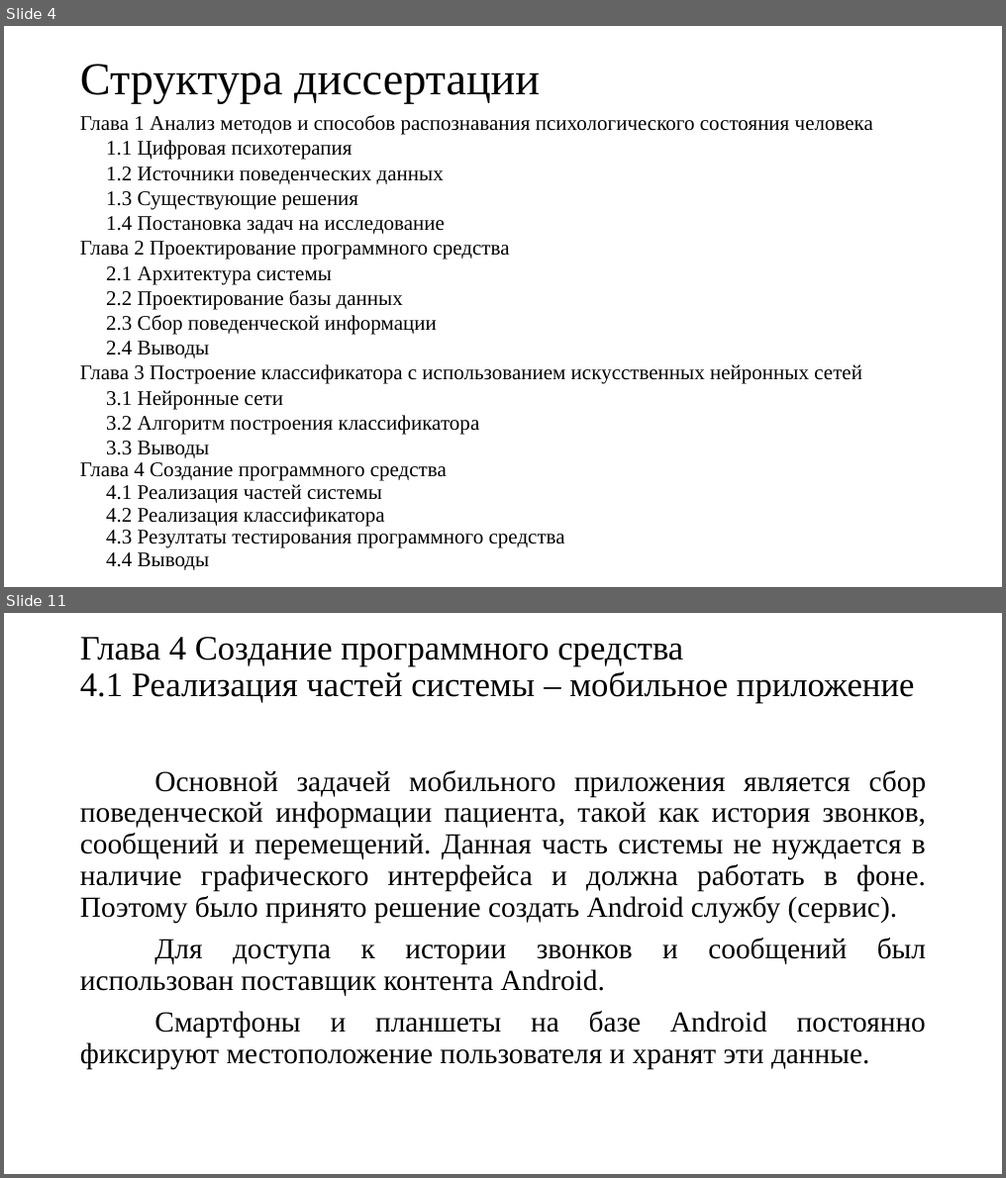
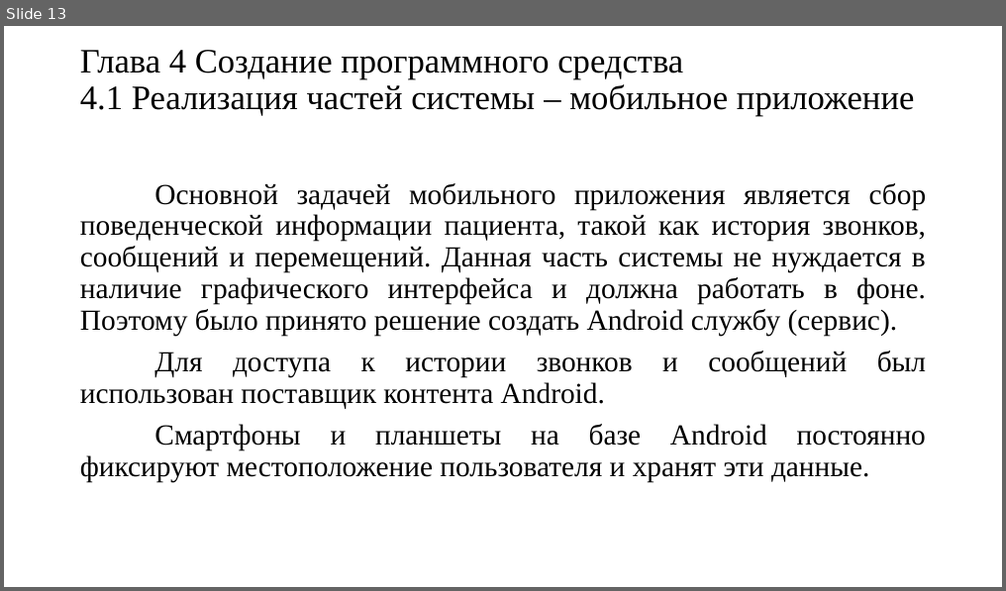
Before and after one commit to Wideweb/-digital-psychology-docs, a slide deck: Алькевич А.С/Презентация.pptx. Shown one above the other, each under a label of ours: slides 4 and 11 before the commit, slide 13 after it; the slides between them are not shown. The pictures are 1006x1178 and 1006x591 pixels, drawn with LibreOffice and Linux fonts; fonts in the diff are those of the drawing. Boxes give left, top, right and bottom in pixels: in the first picture for what was removed or moved away, otherwise in the second. Text is boxed around its words. In the diff, an @@ line names an element or a change of style, - is before the commit and + after.

```diff
--- a/Алькевич А.С/Презентация.pptx
+++ b/Алькевич А.С/Презентация.pptx
@@ slide 4 removed at (4,26,1002,587), background #FFFFFF @@
@@ text removed at (80,64,540,104) @@
-Структура диссертации
@@ text removed at (80,115,873,570) @@
-Глава 1 Анализ методов и способов распознавания психологического состояния человека
-1.1 Цифровая психотерапия
-1.2 Источники поведенческих данных
-1.3 Существующие решения
-1.4 Постановка задач на исследование
-Глава 2 Проектирование программного средства
-2.1 Архитектура системы
-2.2 Проектирование базы данных
-2.3 Сбор поведенческой информации
-2.4 Выводы
-Глава 3 Построение классификатора с использованием искусственных нейронных сетей
-3.1 Нейронные сети
-3.2 Алгоритм построения классификатора
-3.3 Выводы
-Глава 4 Создание программного средства
-4.1 Реализация частей системы
-4.2 Реализация классификатора
-4.3 Резултаты тестирования программного средства
-4.4 Выводы
@@ what was slide 11 is now slide 13 @@
```
Also in this commit, not shown: 4 slides changed, 8 slides added, 11 other slides removed.
